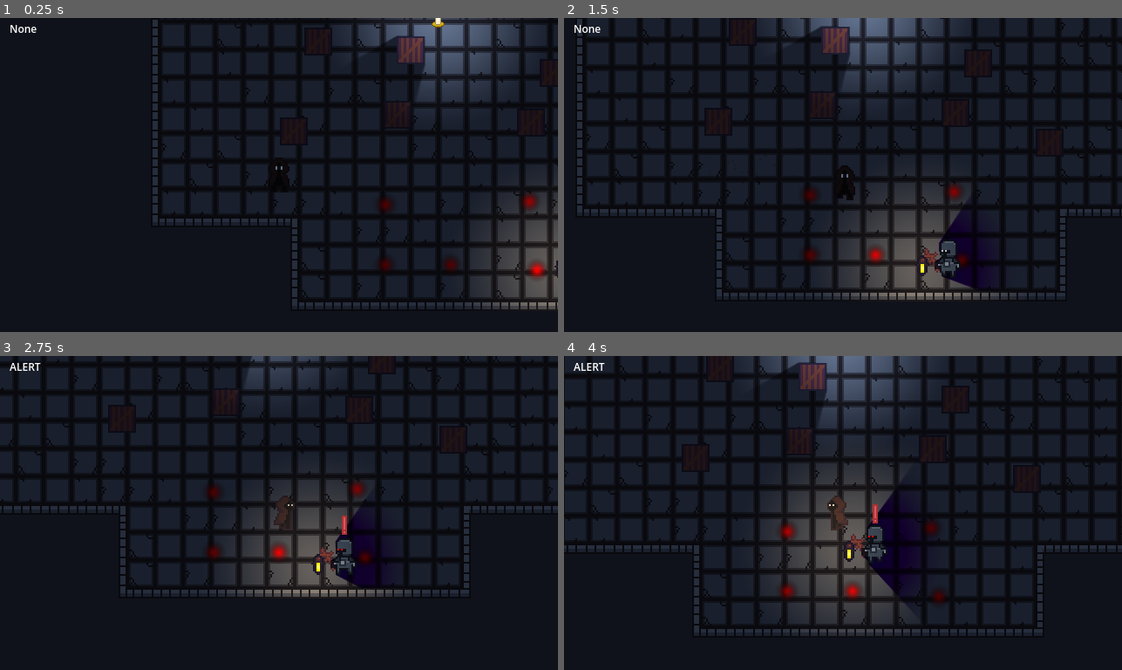
Above: before the commit, frames 1-4 (two rows, left to right).
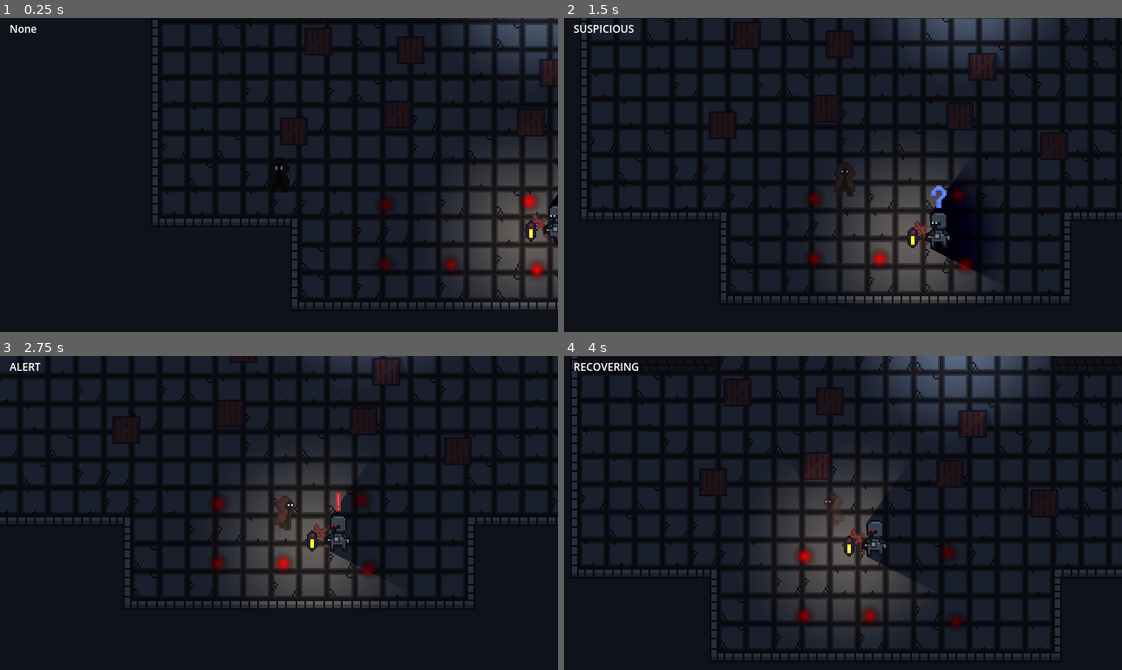
Above: after the commit, the same moments.

Repository: Pokehunter88/Snuffwick
Game: Godot game, scene res://Scenes/test_scene.tscn
Two runs of this game, one before a commit and one after it. Both use one fixed random seed, a clock stepped at 60 frames per second and the inputs below.
Inputs:
- Up to frame 1 (0.25 s): no input
- Up to frame 2 (1.5 s): hold D (move_right) 0.53-1.28 s; tap Shift (dash) at 0.6 s; hold S (move_down) from 1.28 s (still down); tap E (interact) at 1.35 s
- Up to frame 3 (2.75 s): release S (move_down) at 2.03 s; hold D (move_right) from 2.03 s (still down); tap Shift (dash) at 2.1 s
- Up to frame 4 (4 s): release D (move_right) at 2.78 s; hold W (move_up) 2.78-3.53 s; tap E (interact) at 2.85 s; hold A (move_left) from 3.53 s (still down); tap Shift (dash) at 3.6 s

The runs differ from the first frame. In frame 1, 6.3% of the frame differs, in the area x 64-100%, y 0-93%; in frame 2, 25%; in frame 3, 25%; in frame 4, 30%, in the area x 0-100%, y 0-96%.

Commit message:
made it so when you can hit the guards shadow it shows the special shadow

Diff:
--- a/Scenes/test_scene.tscn
+++ b/Scenes/test_scene.tscn
@@ -408,7 +408,7 @@
 position = Vector2(-163, 355)
 
 [node name="Candle" parent="." unique_id=1483222600 instance=ExtResource("7_wtsjf")]
-position = Vector2(128, 156)
+position = Vector2(242, 119)
 
 [node name="Guard Marker" parent="." unique_id=546642490 instance=ExtResource("8_h3xc6")]
 position = Vector2(67, 439)
@@ -426,8 +426,8 @@
 position = Vector2(241, 445)
 
 [node name="Guard" parent="." unique_id=1340063206 node_paths=PackedStringArray("markers") instance=ExtResource("8_rnaij")]
-position = Vector2(314, 431)
-markers = [NodePath("../Guard Marker4"), NodePath("../Guard Marker")]
+position = Vector2(279, 388)
+markers = [NodePath("../Guard Marker"), NodePath("../Guard Marker5"), NodePath("../Guard Marker2"), NodePath("../Guard Marker3"), NodePath("../Guard Marker4")]
 
 [node name="Box" type="Sprite2D" parent="." unique_id=1595285973]
 visible = false
--- a/scenes/guard.tscn
+++ b/scenes/guard.tscn
@@ -485,11 +485,9 @@
 position = Vector2(7, 20)
 scale = Vector2(0.5, 0.5)
 color = Color(1, 0.748, 0.45999998, 1)
-is_object = false
-can_disable = false
 
 [node name="PurpleLight" type="PointLight2D" parent="GuardSprite/MainLight" unique_id=1548750357]
-color = Color(0.10948039, 0.4252839, 0, 1)
+color = Color(0.43137255, 0.52156866, 0.26666668, 1)
 energy = 2.0
 blend_mode = 1
 range_item_cull_mask = 4
@@ -497,7 +495,7 @@
 texture_scale = 4.0
 
 [node name="ShadowLight" type="PointLight2D" parent="GuardSprite/MainLight" unique_id=2135047354]
-color = Color(0.10948039, 0.4252839, 0, 1)
+color = Color(0.43137255, 0.52156866, 0.26666668, 1)
 energy = 2.0
 range_item_cull_mask = 4
 shadow_enabled = true
--- a/scripts/guard.gd
+++ b/scripts/guard.gd
@@ -20,6 +20,8 @@
 @export var suspicious_linger_length: float = 3.0
 
 @export var alert_color: Color = Color.RED
+@export var shadow_energy: float = 2.0
+@export var shadow_energy_speed: float = 8.0
 
 var current_color: Color = default_color
 
@@ -100,6 +102,9 @@
 	move_and_slide()
 	_turn_animation()
 
+	$GuardSprite/MainLight/PurpleLight.energy = lerp($GuardSprite/MainLight/PurpleLight.energy, shadow_energy, delta * shadow_energy_speed)
+	$GuardSprite/MainLight/ShadowLight.energy = $GuardSprite/MainLight/PurpleLight.energy
+
 	var old_player_in_sight = player_in_sight
 	_look_for_player()
 
@@ -167,9 +172,14 @@
 			can_alert_move = true
 			_start_animation()
 			)
+
+		shadow_energy = 0.0
 	elif new_state == State.RECOVERING:
 		state_sprite.play("none")
 		_stop_animation()
+
+	if new_state != State.ALERT and new_state != State.RECOVERING:
+		shadow_energy = 2.0
 
 	state_sprite.modulate = Color(1, 1, 1, 1)
 	state = new_state
Not shown: 1 places in scenes/guard.tscn that only renumber resources
